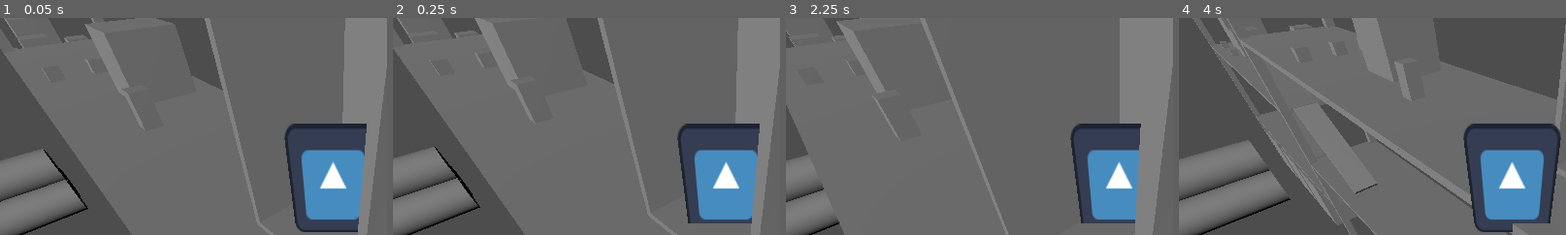
Above: before the commit, frames 1-4 (left to right).
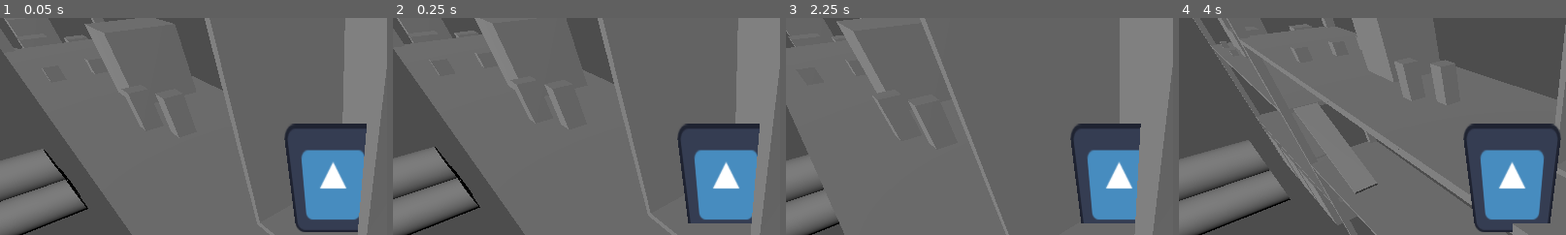
Above: after the commit, the same moments.

Repository: torinjmaguire/freeHugs
Game: Godot game, scene res://main.tscn
Same seed, same stepped clock (60 frames per second), same inputs: the game is played once before the commit and once after it. The engine's default icon, where the game draws it, is replaced by a stand-in: a white triangle on a blue panel in a dark square.
Inputs:
- Up to frame 1 (0.05 s): no input
- Up to frame 2 (0.25 s): no input
- Up to frame 3 (2.25 s): tap Enter at 0.5 s; hold W (move_forward) 0.53-2.03 s; tap Space (jump) at 0.77, 1.52 s; hold A (move_left) from 2.03 s (still down)
- Up to frame 4 (4 s): tap Space (jump) at 2.75, 3.02, 3.77 s; release A (move_left) at 3.53 s; hold S (move_back) from 3.53 s (still down)
The pictures show only the part of the screen within x 7-57%, y 0-50%; the shares and areas given below are measured in that part.

The runs differ from the first frame. In frame 1, less than 0.1% of the frame differs, in the area x 40-43%, y 34-39%; in frame 2, less than 0.1%; in frame 3, less than 0.1%; in frame 4, 0.1%, in the area x 64-72%, y 19-26%.

Commit message:
silly pillar change

Diff:
--- a/main.tscn
+++ b/main.tscn
@@ -42,6 +42,9 @@
 
 [node name="smallPillar" parent="." instance=ExtResource("6_f4sr4")]
 transform = Transform3D(1, 0, 0, 0, 1, 0, 0, 0, 1, 57, 72.5, 2)
+
+[node name="smallPillar3" parent="." instance=ExtResource("6_f4sr4")]
+transform = Transform3D(1, 0, 0, 0, 1, 0, 0, 0, 1, 61.8953, 72.7863, 0.233768)
 
 [node name="orb" parent="." instance=ExtResource("7_taap0")]
 transform = Transform3D(1, 0, 0, 0, 1, 0, 0, 0, 1, 88, 40.5, 0)
